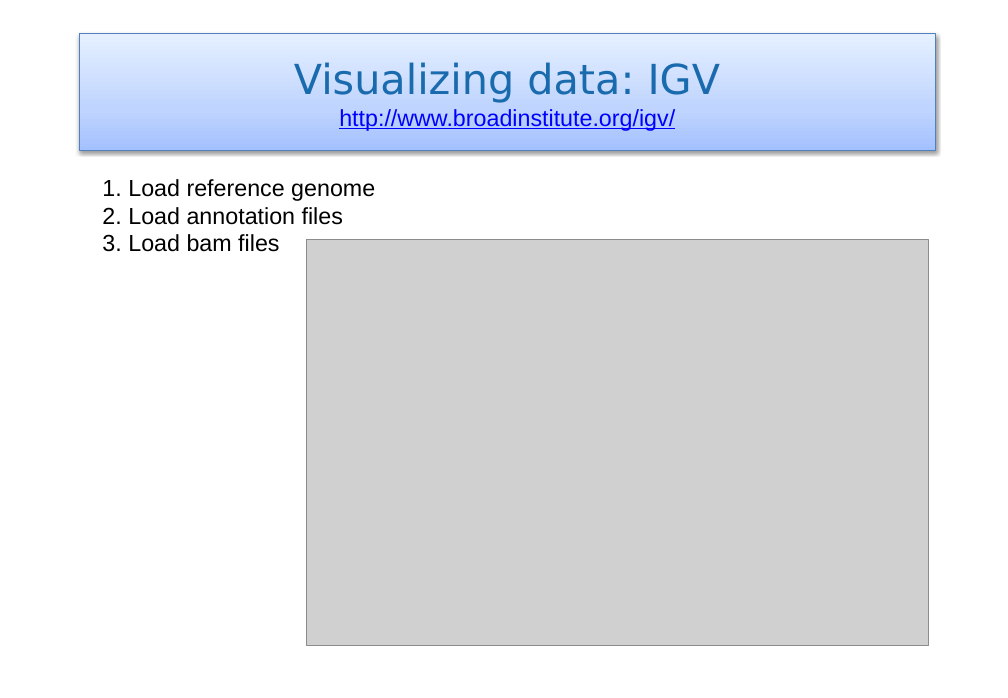
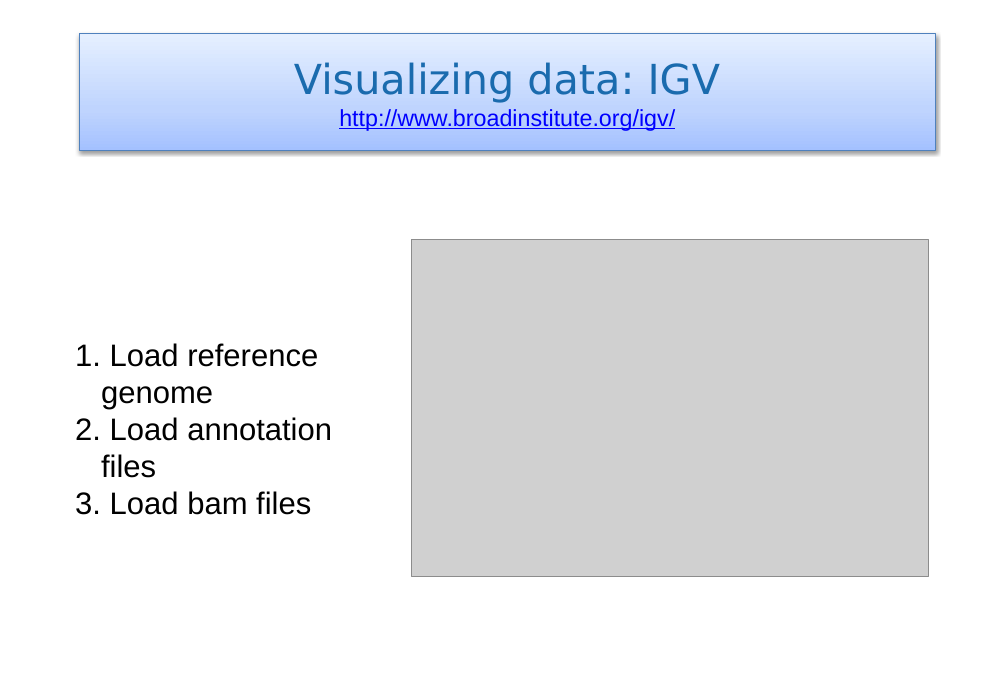
Before and after one commit to miguelperezenciso/NGScrashcourse, a slide deck: slide 29 of 2019_MSc_slides.pptx. Drawn at 1008x698 pixels with LibreOffice and Linux fonts; fonts in the diff are those of the drawing; grey boxes stand for pictures. Boxes give left, top, right and bottom in pixels: in the first picture for what was removed or moved away, otherwise in the second. Text is boxed around its words. In the diff, an @@ line names an element or a change of style, - is before the commit and + after.

```diff
--- a/2019_MSc_slides.pptx
+++ b/2019_MSc_slides.pptx
@@ picture: place and size @@
-picture at (306,239,928,645)
+picture at (411,239,928,576)
@@ text "Load reference genome": place and size @@
-text "Load reference genome" at (128,179,375,252)
+text "Load reference genome" at (101,343,332,515)
@@ text "Load reference genome" at (101,343,332,515): size 18 to 24 pt @@
```
Also in this commit, not shown: 12 other slides changed, 1 slide added, 1 slide removed.
